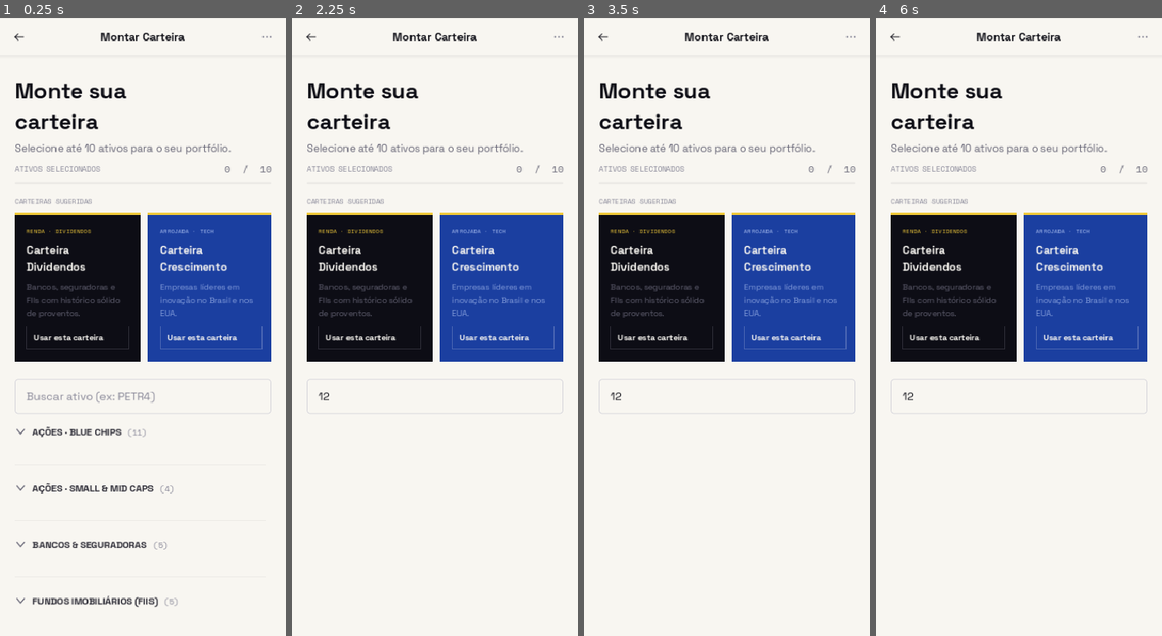
Above: before the commit, frames 1-4 (left to right).
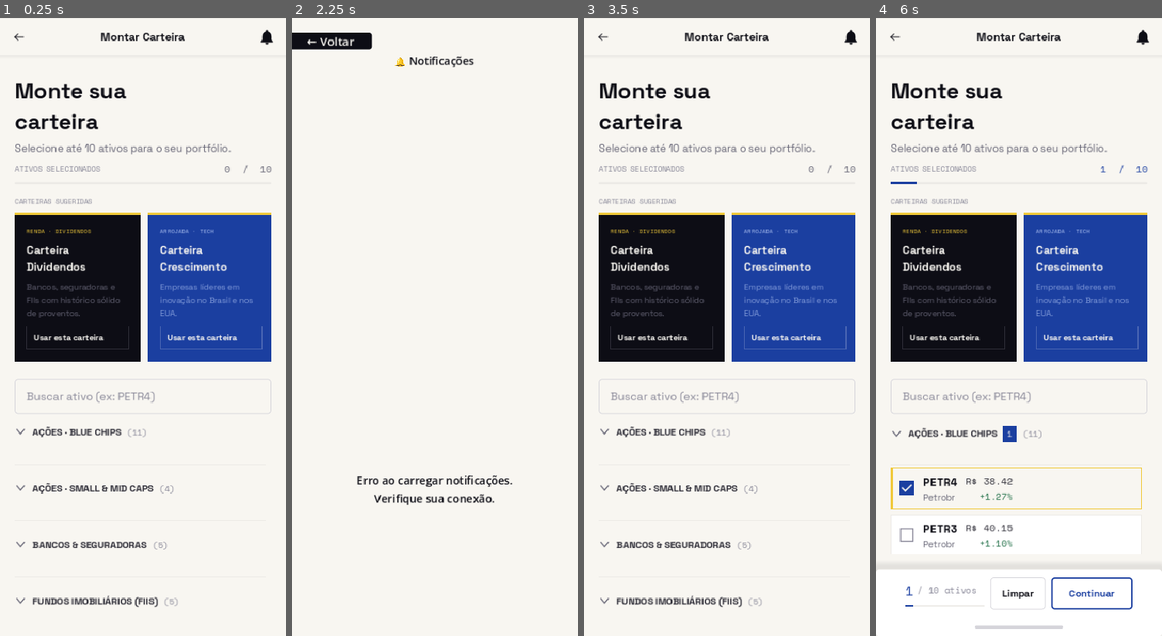
Above: after the commit, the same moments.

Repository: GiovannaKarolline/FORMA
Game: Godot game, scene res://scenes/screens/wallet_selection_screen.tscn
The game is run twice, just before and just after one commit, with the same random seed, the same clock (stepped at 60 frames per second) and the same inputs.
Inputs (mouse positions are in pixels of both pictures, inside the frame that each line leads up to; where the layout moved, square brackets give the same spot in the first picture):
- Up to frame 1 (0.25 s): no input
- Up to frame 2 (2.25 s): click (435, 394) at 0.52 s; type "12" at 0.6 s; click (312, 36) at 1.25 s; click (557, 36) at 2 s
- Up to frame 3 (3.5 s): click (621, 42) [604, 36] at 2.75 s
- Up to frame 4 (6 s): click "Usar esta carteira" at 3.5 s; click "Limpar" at 4.25 s; click (1016, 444) at 5.02 s; click (1016, 487) at 5.77 s

The runs differ from the first frame. In frame 1, less than 0.1% of the frame differs, in the area x 90-96%, y 1-5%; in frame 2, 25%, in the area x 0-96%, y 2-79%; in frame 3, 1.8%; in frame 4, 2.6%.

Commit message:
Adicionado notificações

Diff:
--- /dev/null
+++ b/assets/icons/notifications.svg
@@ -0,0 +1,4 @@
+<?xml version="1.0" encoding="UTF-8"?>
+<svg width="24" height="24" viewBox="0 0 24 24" fill="none" xmlns="http://www.w3.org/2000/svg">
+  <path d="M12 22C13.1 22 14 21.1 14 20H10C10 21.1 10.89 22 12 22ZM18 16V11C18 7.93 16.36 5.36 13.5 4.68V4C13.5 3.17 12.83 2.5 12 2.5C11.17 2.5 10.5 3.17 10.5 4V4.68C7.63 5.36 6 7.92 6 11V16L4 18V19H20V18L18 16Z" fill="#0D0D15" stroke="#0D0D15" stroke-width="0.5"/>
+</svg>
--- a/project.godot
+++ b/project.godot
@@ -12,7 +12,7 @@
 
 config/name="MyCassidile"
 run/main_scene="res://scenes/screens/wallet_selection_screen.tscn"
-config/features=PackedStringArray("4.7", "Mobile")
+config/features=PackedStringArray("4.6", "Mobile")
 config/icon="res://icon.svg"
 
 [autoload]
--- /dev/null
+++ b/scenes/components/notification_card.tscn
@@ -0,0 +1,60 @@
+[gd_scene load_steps=2 format=3 uid="uid://cp8j9k0lmn1op"]
+
+[ext_resource type="Script" path="res://scripts/components/notification_card.gd" id="1"]
+
+[node name="NotificationCard" type="PanelContainer"]
+custom_minimum_size = Vector2(0, 80)
+script = ExtResource("1")
+
+[node name="MarginContainer" type="MarginContainer" parent="."]
+layout_mode = 2
+theme_override_constants/margin_left = 16
+theme_override_constants/margin_top = 12
+theme_override_constants/margin_right = 16
+theme_override_constants/margin_bottom = 12
+
+[node name="HBoxContainer" type="HBoxContainer" parent="MarginContainer"]
+layout_mode = 2
+
+[node name="IconLabel" type="Label" parent="MarginContainer/HBoxContainer"]
+unique_name_in_owner = true
+custom_minimum_size = Vector2(40, 0)
+layout_mode = 2
+theme_type_variation = &"HeaderMedium"
+text = "📬"
+horizontal_alignment = 1
+vertical_alignment = 1
+
+[node name="ContentVBox" type="VBoxContainer" parent="MarginContainer/HBoxContainer"]
+layout_mode = 2
+size_flags_horizontal = 3
+theme_override_constants/separation = 4
+
+[node name="HeaderHBox" type="HBoxContainer" parent="MarginContainer/HBoxContainer/ContentVBox"]
+layout_mode = 2
+
+[node name="TitleLabel" type="Label" parent="MarginContainer/HBoxContainer/ContentVBox/HeaderHBox"]
+unique_name_in_owner = true
+layout_mode = 2
+size_flags_horizontal = 3
+theme_type_variation = &"HeaderSmall"
+text = "Título da Notificação"
+autowrap_mode = 3
+
+[node name="TypeBadge" type="Label" parent="MarginContainer/HBoxContainer/ContentVBox/HeaderHBox"]
+unique_name_in_owner = true
+layout_mode = 2
+theme_override_font_sizes/font_size = 12
+text = "Tipo"
+
+[node name="MessageLabel" type="Label" parent="MarginContainer/HBoxContainer/ContentVBox"]
+unique_name_in_owner = true
+layout_mode = 2
+text = "Mensagem da notificação aqui..."
+autowrap_mode = 3
+
+[node name="DateLabel" type="Label" parent="MarginContainer/HBoxContainer/ContentVBox"]
+unique_name_in_owner = true
+layout_mode = 2
+theme_override_font_sizes/font_size = 12
+text = "01/01/2024 às 10:00"
--- /dev/null
+++ b/scenes/screens/notifications_screen.tscn
@@ -0,0 +1,84 @@
+[gd_scene load_steps=2 format=3 uid="uid://dq5j7h8k9lmno"]
+
+[ext_resource type="Script" path="res://scripts/screens/notifications_screen.gd" id="1"]
+
+[node name="NotificationsScreen" type="VBoxContainer"]
+anchors_preset = 15
+anchor_right = 1.0
+anchor_bottom = 1.0
+grow_horizontal = 2
+grow_vertical = 2
+script = ExtResource("1")
+
+[node name="SafeAreaMargin" type="MarginContainer" parent="."]
+unique_name_in_owner = true
+layout_mode = 2
+size_flags_vertical = 3
+theme_override_constants/margin_left = 20
+theme_override_constants/margin_top = 20
+theme_override_constants/margin_right = 20
+theme_override_constants/margin_bottom = 20
+
+[node name="ContentVBox" type="VBoxContainer" parent="SafeAreaMargin"]
+layout_mode = 2
+
+[node name="HeaderHBox" type="HBoxContainer" parent="SafeAreaMargin/ContentVBox"]
+layout_mode = 2
+alignment = 1
+
+[node name="BackButton" type="Button" parent="SafeAreaMargin/ContentVBox/HeaderHBox"]
+unique_name_in_owner = true
+layout_mode = 2
+text = "← Voltar"
+
+[node name="Spacer" type="Control" parent="SafeAreaMargin/ContentVBox/HeaderHBox"]
+layout_mode = 2
+size_flags_horizontal = 3
+
+[node name="TitleLabel" type="Label" parent="SafeAreaMargin/ContentVBox"]
+unique_name_in_owner = true
+layout_mode = 2
+theme_type_variation = &"HeaderLarge"
+text = "🔔 Notificações"
+horizontal_alignment = 1
+
+[node name="VSpacer1" type="Control" parent="SafeAreaMargin/ContentVBox"]
+custom_minimum_size = Vector2(0, 24)
+layout_mode = 2
+
+[node name="LoadingLabel" type="Label" parent="SafeAreaMargin/ContentVBox"]
+unique_name_in_owner = true
+visible = false
+layout_mode = 2
+text = "Carregando notificações..."
+horizontal_alignment = 1
+
+[node name="MainScroll" type="ScrollContainer" parent="SafeAreaMargin/ContentVBox"]
+unique_name_in_owner = true
+layout_mode = 2
+size_flags_vertical = 3
+follow_focus = true
+horizontal_scroll_mode = 0
+
+[node name="NotificationsList" type="VBoxContainer" parent="SafeAreaMargin/ContentVBox/MainScroll"]
+unique_name_in_owner = true
+visible = false
+layout_mode = 2
+size_flags_horizontal = 3
+theme_override_constants/separation = 16
+
+[node name="EmptyStateContainer" type="VBoxContainer" parent="SafeAreaMargin/ContentVBox"]
+unique_name_in_owner = true
+visible = false
+layout_mode = 2
+size_flags_vertical = 3
+alignment = 1
+
+[node name="EmptyLabel" type="Label" parent="SafeAreaMargin/ContentVBox/EmptyStateContainer"]
+layout_mode = 2
+text = "📭 Nenhuma notificação ainda.
+
+Quando você criar e otimizar carteiras,
+as notificações aparecerão aqui!"
+horizontal_alignment = 1
+autowrap_mode = 2
--- a/scenes/screens/wallet_selection_screen.tscn
+++ b/scenes/screens/wallet_selection_screen.tscn
@@ -6,6 +6,7 @@
 [ext_resource type="FontFile" uid="uid://bbhmar6e4jb37" path="res://assets/fonts/SpaceMono-Regular.ttf" id="4"]
 [ext_resource type="Texture2D" uid="uid://omgw44yrr3yo" path="res://assets/icons/arrow_left.svg" id="5"]
 [ext_resource type="Texture2D" uid="uid://qniledqr3v1b" path="res://assets/icons/more_horiz.svg" id="6"]
+[ext_resource type="Texture2D" path="res://assets/icons/notifications.svg" id="7"]
 
 [sub_resource type="StyleBoxFlat" id="StyleBoxFlat_1"]
 bg_color = Color(0.973, 0.965, 0.945, 1)
@@ -212,6 +213,7 @@
 horizontal_alignment = 1
 
 [node name="MoreButton" type="Button" parent="TopAppBar/TopBarMargin/AppBarHBox" unique_id=571527133]
+unique_name_in_owner = true
 custom_minimum_size = Vector2(44, 44)
 layout_mode = 2
 size_flags_vertical = 4
@@ -223,7 +225,7 @@
 anchor_right = 1.0
 anchor_bottom = 1.0
 mouse_filter = 2
-texture = ExtResource("6")
+texture = ExtResource("7")
 stretch_mode = 3
 
 [node name="SafeAreaMargin" type="MarginContainer" parent="." unique_id=4445250]
--- /dev/null
+++ b/scripts/components/notification_card.gd
@@ -0,0 +1,49 @@
+extends PanelContainer
+class_name NotificationCard
+
+@onready var icon_label:    Label = %IconLabel
+@onready var title_label:   Label = %TitleLabel
+@onready var message_label: Label = %MessageLabel
+@onready var date_label:    Label = %DateLabel
+@onready var type_badge:    Label = %TypeBadge
+
+func setup(notification: Dictionary) -> void:
+	var notification_type: String = str(notification.get("type", ""))
+	var title: String = str(notification.get("title", "Notificação"))
+	var message: String = str(notification.get("message", ""))
+	var created_at: String = str(notification.get("createdAt", ""))
+
+	# Ícone e cor por tipo
+	match notification_type:
+		"BOAS_VINDAS":
+			icon_label.text = "🎉"
+			type_badge.text = "Boas-vindas"
+			type_badge.add_theme_color_override("font_color", FormaTokens.BLUE)
+		"CARTEIRA_OTIMIZADA":
+			icon_label.text = "✅"
+			type_badge.text = "Carteira"
+			type_badge.add_theme_color_override("font_color", FormaTokens.GREEN)
+		_:
+			icon_label.text = "📬"
+			type_badge.text = "Notificação"
+			type_badge.add_theme_color_override("font_color", FormaTokens.N500)
+
+	title_label.text = title
+	message_label.text = message
+	date_label.text = _format_date(created_at)
+
+func _format_date(iso_date: String) -> String:
+	if iso_date.length() < 16:
+		return ""
+
+	var parts := iso_date.split("T")
+	if parts.size() < 2:
+		return ""
+
+	var date_parts := parts[0].split("-")
+	if date_parts.size() < 3:
+		return ""
+
+	var time := parts[1].left(5)
+
+	return "%s/%s/%s às %s" % [date_parts[2], date_parts[1], date_parts[0], time]
--- /dev/null
+++ b/scripts/screens/notifications_screen.gd
@@ -0,0 +1,104 @@
+extends VBoxContainer
+
+@onready var safe_area_margin: MarginContainer = %SafeAreaMargin
+@onready var back_button:      Button          = %BackButton
+@onready var title_label:      Label           = %TitleLabel
+@onready var main_scroll:      ScrollContainer = %MainScroll
+@onready var notifications_list: VBoxContainer = %NotificationsList
+@onready var empty_state_container: VBoxContainer = %EmptyStateContainer
+@onready var loading_label:    Label           = %LoadingLabel
+
+const NOTIFICATION_CARD_SCENE := preload("res://scenes/components/notification_card.tscn")
+
+const BREAKPOINT_TABLET  := 600
+const BREAKPOINT_DESKTOP := 900
+
+var _notifications: Array = []
+
+func _ready() -> void:
+	set_anchors_and_offsets_preset(Control.PRESET_FULL_RECT)
+
+	get_tree().root.size_changed.connect(_update_responsive_layout)
+	back_button.pressed.connect(_go_back)
+
+	_load_notifications()
+
+	await get_tree().process_frame
+	await get_tree().process_frame
+	_update_responsive_layout()
+	_hide_scrollbar(main_scroll.get_v_scroll_bar())
+	_hide_scrollbar(main_scroll.get_h_scroll_bar())
+
+func _hide_scrollbar(bar: ScrollBar) -> void:
+	bar.custom_minimum_size = Vector2.ZERO
+	bar.modulate            = Color(1.0, 1.0, 1.0, 0.0)
+	bar.mouse_filter        = Control.MOUSE_FILTER_IGNORE
+
+# Carregamento de notificações
+
+func _load_notifications() -> void:
+	_set_loading(true)
+	empty_state_container.visible = false
+	notifications_list.visible = false
+
+	var result := await WalletApiClient.get_notifications(AppSession.user_id)
+
+	_set_loading(false)
+
+	if not result.ok or result.data == null:
+		_show_empty_state("Erro ao carregar notificações.\nVerifique sua conexão.")
+		return
+
+	_notifications = result.data if result.data is Array else []
+
+	if _notifications.is_empty():
+		_show_empty_state("📭 Nenhuma notificação ainda.\n\nQuando você criar e otimizar carteiras,\nas notificações aparecerão aqui!")
+		return
+
+	_populate_notifications()
+
+func _populate_notifications() -> void:
+	notifications_list.visible = true
+
+	# Ordena por mais recente primeiro (ID decrescente)
+	var sorted := _notifications.duplicate()
+	sorted.sort_custom(func(a: Dictionary, b: Dictionary) -> bool:
+		return int(a.get("id", 0)) > int(b.get("id", 0))
+	)
+
+	for notification: Dictionary in sorted:
+		var card: NotificationCard = NOTIFICATION_CARD_SCENE.instantiate()
+		notifications_list.add_child(card)
+		card.setup(notification)
+
+func _show_empty_state(message: String) -> void:
+	empty_state_container.visible = true
+	var empty_label := empty_state_container.get_node_or_null("EmptyLabel") as Label
+	if empty_label:
+		empty_label.text = message
+
+func _set_loading(is_loading: bool) -> void:
+	loading_label.visible = is_loading
+	if is_loading:
+		loading_label.text = "Carregando notificações..."
+
+# Navegação
+
+func _go_back() -> void:
+	get_tree().change_scene_to_file("res://scenes/screens/wallet_selection_screen.tscn")
+
+# Responsividade
+
+func _update_responsive_layout() -> void:
+	var w := get_tree().root.size.x
+	if w <= 0:
+		return
+
+	var margin := 20
+	if w >= BREAKPOINT_DESKTOP:
+		margin = 64
+	elif w >= BREAKPOINT_TABLET:
+		margin = 32
+
+	safe_area_margin.add_theme_constant_override("margin_left",  margin)
+	safe_area_margin.add_theme_constant_override("margin_right", margin)
--- a/scripts/screens/wallet_selection_screen.gd
+++ b/scripts/screens/wallet_selection_screen.gd
@@ -13,6 +13,7 @@
 @onready var bottom_progress:    ProgressBar     = %BottomProgressBar
 @onready var clear_button:       Button          = %ClearSelectionButton
 @onready var continue_button:    Button          = %ContinueButton
+@onready var more_button:        Button          = %MoreButton
 
 const CATEGORY_SECTION_SCENE := preload("res://scenes/components/category_section.tscn")
 const SUGGESTED_CHIP_SCENE   := preload("res://scenes/components/suggested_portfolio_chip.tscn")
@@ -45,6 +46,7 @@
 	SelectionManager.selection_limit_reached.connect(_on_limit_reached)
 	clear_button.pressed.connect(SelectionManager.clear)
 	continue_button.pressed.connect(_on_continue_pressed)
+	more_button.pressed.connect(_on_notifications_pressed)
 
 	await _load_categories()
 	_load_suggested_portfolios()
@@ -282,6 +284,9 @@
 func _on_limit_reached() -> void:
 	push_warning("Limite de 10 ativos atingido.")
 
+func _on_notifications_pressed() -> void:
+	get_tree().change_scene_to_file("res://scenes/screens/notifications_screen.tscn")
+
 func _update_responsive_layout() -> void:
 	var w := get_tree().root.size.x
 	if w <= 0:
Not shown, added: CHANGELOG_NOTIFICACOES.md
Not shown, added: NOTIFICACOES_README.md
